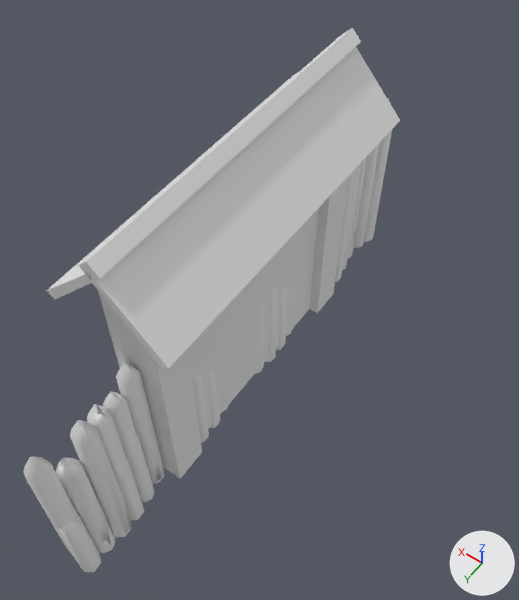
Two versions of the FBX model Assets/Models/Environment/_Buildings/16_ProtectiveStructures/1_ProtectiveStructures_Wooden.fbx, one commit apart.
One viewpoint serves both versions: a 50 mm lens placed at (-9.6, 12.6, 24.6), pointed at (-0.8, 0.3, 5.4). The axes (+X, +Y, +Z) are drawn at lower right. The lights are the same throughout. The older version comes first. Where no turn or scale is listed for an object, it has been applied to the vertices.

The first picture shows 'door', 'door_1', 'forward', 'gate'.
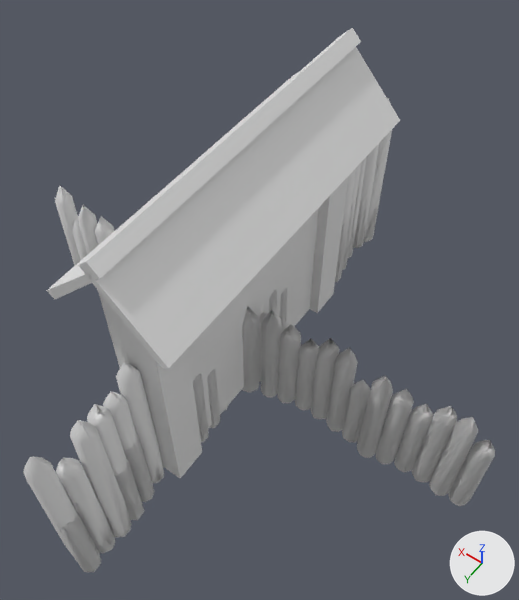
What differs and where, as boxes (x1, y1, x2, y2) in the pictures (519 x 600 px):
```json
{"object": "cross", "change": "added", "after": [55, 167, 495, 572]}
{"object": "turn", "change": "added", "after": [258, 310, 282, 382]}
{"object": "forward", "change": "unchanged, covered by the edit", "before": [59, 167, 386, 572], "after": [259, 303, 263, 319]}
```

Edits to the scene script, one JSON object a line:
```json
{"op": "add", "block": "me_turn", "code": ["me_turn = bpy.data.meshes.new('turn')", "me_turn.from_pydata(...)  # 939 vertices, 903 faces; spans x -9.74..0.64, y -0.56..9.68, z -0.28..4.88", "me_turn.materials.append(mat_fence)  # its picture is missing"]}
{"op": "add", "block": "me_cross", "code": ["me_cross = bpy.data.meshes.new('cross')", "me_cross.from_pydata(...)  # 1861 vertices, 1789 faces; spans x -9.7..9.6, y -9.7..9.7, z -0.3..4.9", "me_cross.materials.append(mat_fence)  # its picture is missing"]}
{"op": "add", "block": "ob_turn", "code": ["ob_turn = bpy.data.objects.new('turn', me_turn)", "ob_turn.location = (0.0, 0.0, 0.0)"]}
{"op": "add", "block": "ob_cross", "code": ["ob_cross = bpy.data.objects.new('cross', me_cross)", "ob_cross.location = (0.0, 0.0, 0.0)"]}
```
